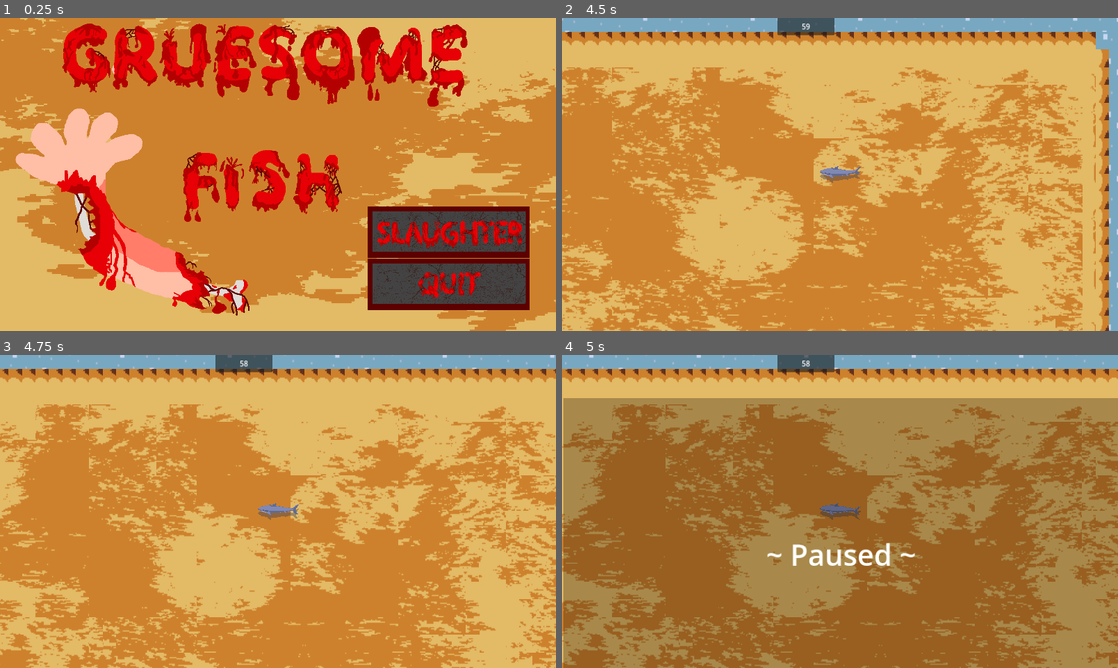
Above: before the commit, frames 1-4 (two rows, left to right).
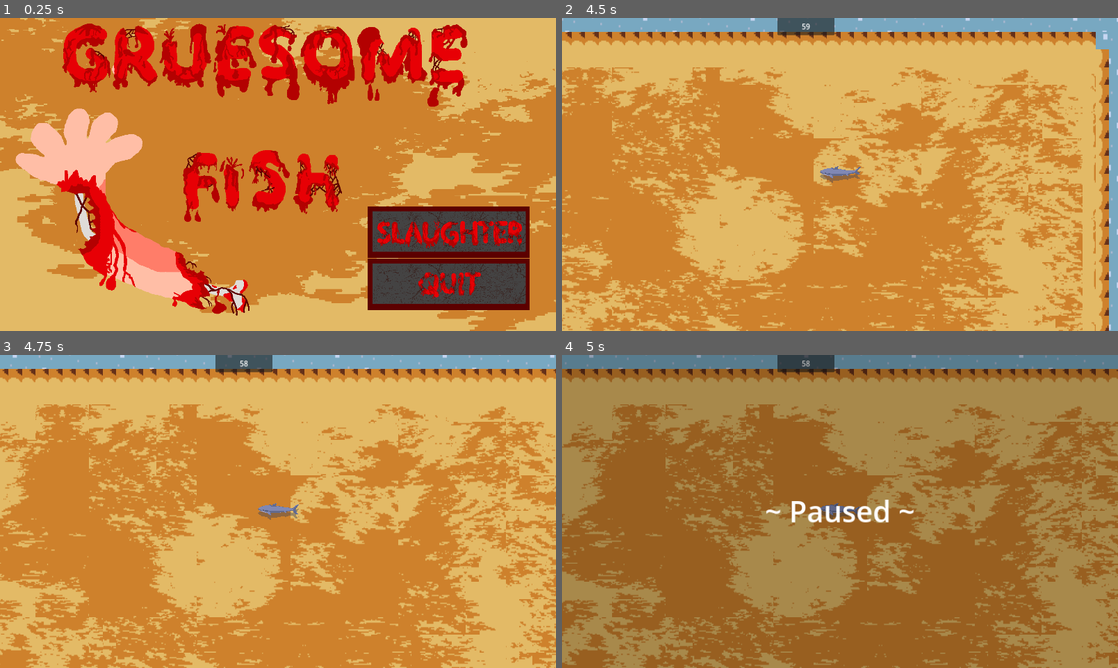
Above: after the commit, the same moments.

Repository: DylanRothbauer/GruesomeFish
Game: Godot game, scene res://Scenes/start_screen.tscn
The game is run twice, just before and just after one commit, with the same random seed, the same clock (stepped at 60 frames per second) and the same inputs.
Inputs (mouse positions are in pixels of both pictures, inside the frame that each line leads up to):
- Up to frame 1 (0.25 s): no input
- Up to frame 2 (4.5 s): click (1095, 230) at 0.5 s; hold Right (right) 1.28-2.03 s; hold Shift (lunge) 1.28-2.03 s; hold Down (down) 2.03-2.78 s; tap Shift (lunge) at 2.1, 3.6 s; hold Right (right) 2.78-3.53 s; hold Shift (lunge) 2.78-3.53 s; hold Up (up) 3.53-4.28 s; hold Left (left) from 4.28 s (still down); hold Shift (lunge) from 4.28 s (still down)
- Up to frame 3 (4.75 s): keep holding Left (left); keep holding Shift (lunge)
- Up to frame 4 (5 s): keep holding Left (left); keep holding Shift (lunge); tap Escape (Pause) at 4.9 s

Frames 1-3 are identical in both runs. In frame 4, 15% of the frame differs, in the area x 0-100%, y 0-100%.

Commit message:
pause screen lock

Diff:
--- a/Scenes/main.tscn
+++ b/Scenes/main.tscn
@@ -32,10 +32,6 @@
 wait_time = 60.0
 autostart = true
 
-[node name="Pause Screen" parent="." instance=ExtResource("4_7cvdj")]
-process_mode = 3
-visible = false
-
 [node name="UI" type="CanvasLayer" parent="."]
 
 [node name="Panel" type="Panel" parent="UI"]
@@ -60,6 +56,10 @@
 horizontal_alignment = 1
 vertical_alignment = 1
 
+[node name="Pause Screen" parent="UI" instance=ExtResource("4_7cvdj")]
+process_mode = 3
+visible = false
+
 [node name="Game Manager" type="Node" parent="."]
 script = SubResource("GDScript_uip2w")
 
--- a/Scenes/pause_screen.tscn
+++ b/Scenes/pause_screen.tscn
@@ -3,11 +3,14 @@
 [ext_resource type="Script" path="res://Scripts/pause_screen.gd" id="1_okwvc"]
 
 [node name="Pause Screen" type="ColorRect"]
+top_level = true
 anchors_preset = 15
 anchor_right = 1.0
 anchor_bottom = 1.0
 grow_horizontal = 2
 grow_vertical = 2
+size_flags_horizontal = 6
+size_flags_vertical = 6
 color = Color(0, 0, 0, 0.262745)
 script = ExtResource("1_okwvc")
 
